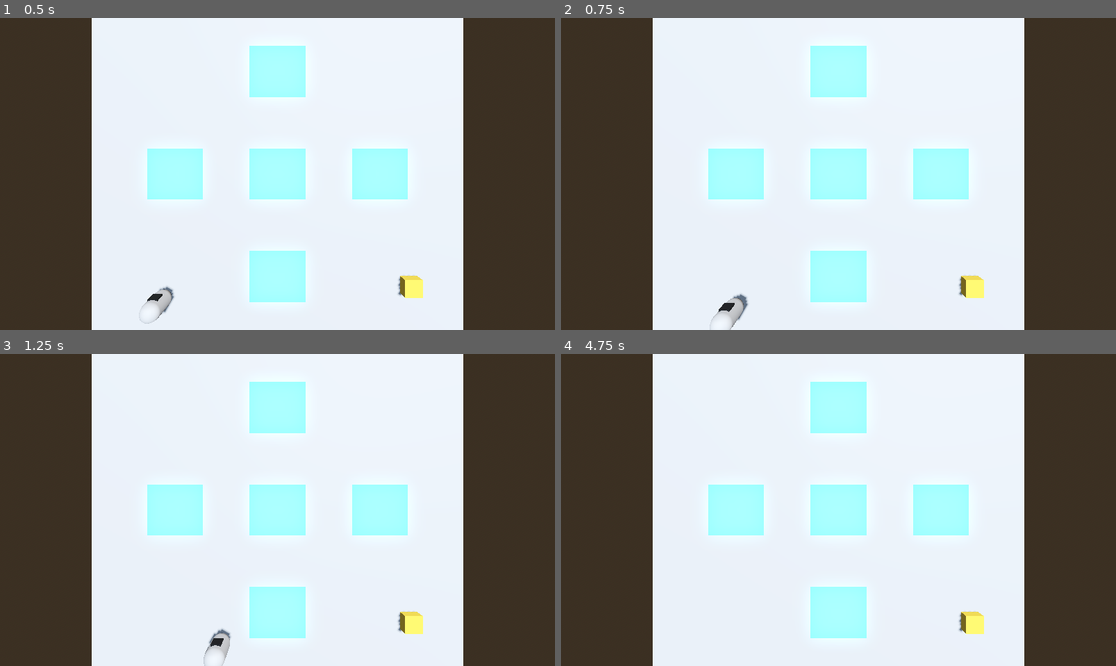
Above: before the commit, frames 1-4 (two rows, left to right).
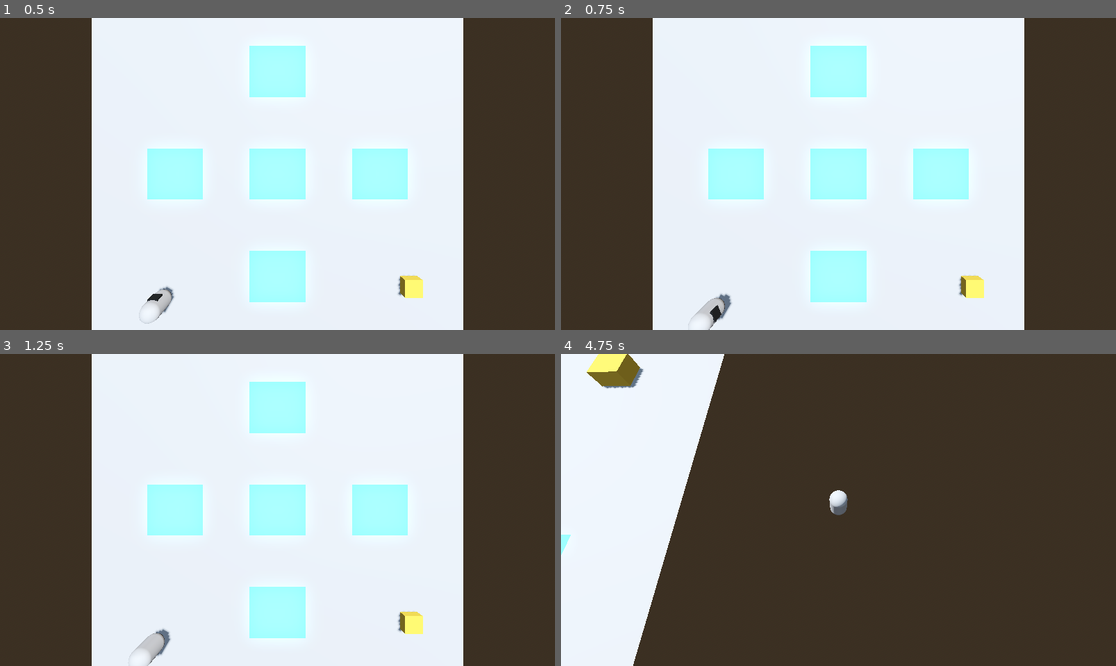
Above: after the commit, the same moments.

Repository: JoaoSant0s/Godot_Test_Project
Game: Godot game, scene res://_Project/Scenes/boot.tscn
The game is run twice, just before and just after one commit, with the same random seed, the same clock (stepped at 60 frames per second) and the same inputs.
Inputs (mouse positions are in pixels of both pictures, inside the frame that each line leads up to):
- Up to frame 1 (0.5 s): no input
- Up to frame 2 (0.75 s): tap Enter (ui_accept) at 0.5 s; move the mouse to (960, 158) at 0.52 s; hold D (right) from 0.53 s (still down)
- Up to frame 3 (1.25 s): keep holding D (right); tap Enter (ui_accept) at 0.77 s
- Up to frame 4 (4.75 s): move the mouse to (727, 525) at 1.27 s; release D (right) at 1.28 s; hold S (back) 1.28-2.03 s; tap Enter (ui_accept) at 1.52, 3.02, 3.77, 4.52 s; move the mouse to (894, 441) at 2.02 s; hold D (right) 2.03-2.78 s; move the mouse to (810, 572) at 2.77 s; hold W (forward) 2.78-3.53 s; move the mouse to (1005, 556) at 3.52 s; hold A (left) from 3.53 s (still down); move the mouse to (672, 463) at 4.27 s

Frame 1 is identical in both runs. In frame 2, 0.6% of the frame differs, in the area x 22-34%, y 88-100%; in frame 3, 0.6%; in frame 4, 78%, in the area x 0-84%, y 0-100%.

Commit message:
(imp): making player controller better to test different cameras

Diff:
--- a/_Project/Scripts/Player/PlayerController.gd
+++ b/_Project/Scripts/Player/PlayerController.gd
@@ -1,26 +1,18 @@
 extends CharacterBody3D
 
 const SPEED = 5.0
+const ANGULAR_SPEED = 0.1
 const JUMP_VELOCITY = 4.5
 
 # Get the gravity from the project settings to be synced with RigidBody nodes.
 var gravity: float = ProjectSettings.get_setting("physics/3d/default_gravity")
 
-#@onready var camera: Camera3D = $Camera3D
-
 func _ready() -> void:
-	#Input.mouse_mode = Input.MOUSE_MODE_CAPTURED
 	pass
-
-func _unhandled_input(event: InputEvent) -> void:
-	if not event is InputEventMouseMotion: return
-
-	#rotate_y(-event.relative.x * .005)
-	#camera.rotate_x(-event.relative.y * .005)
-	#camera.rotation.x = clamp(camera.rotation.x, -PI/4, PI/4)
 
 func _physics_process(delta: float) -> void:
 	# Add the gravity.
+
 	if not is_on_floor():
 		velocity.y -= gravity * delta
 
@@ -32,9 +24,12 @@
 	# As good practice, you should replace UI actions with custom gameplay actions.
 	var input_dir := Input.get_vector("left", "right", "forward", "back")
 	var direction := (transform.basis * Vector3(input_dir.x, 0, input_dir.y)).normalized()
+
 	if direction:
-		velocity.x = direction.x * SPEED
-		velocity.z = direction.z * SPEED
+		rotation.y -= input_dir.x * ANGULAR_SPEED
+		if input_dir.y != 0:
+			velocity.x = direction.x * SPEED
+			velocity.z = direction.z * SPEED
 	else:
 		velocity.x = move_toward(velocity.x, 0, SPEED)
 		velocity.z = move_toward(velocity.z, 0, SPEED)
